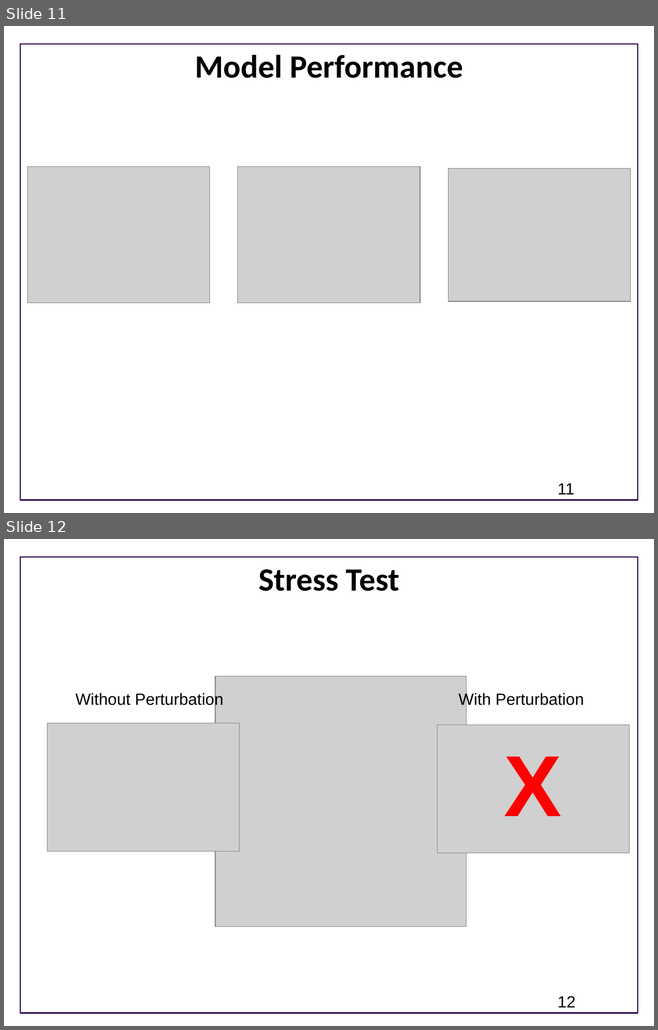
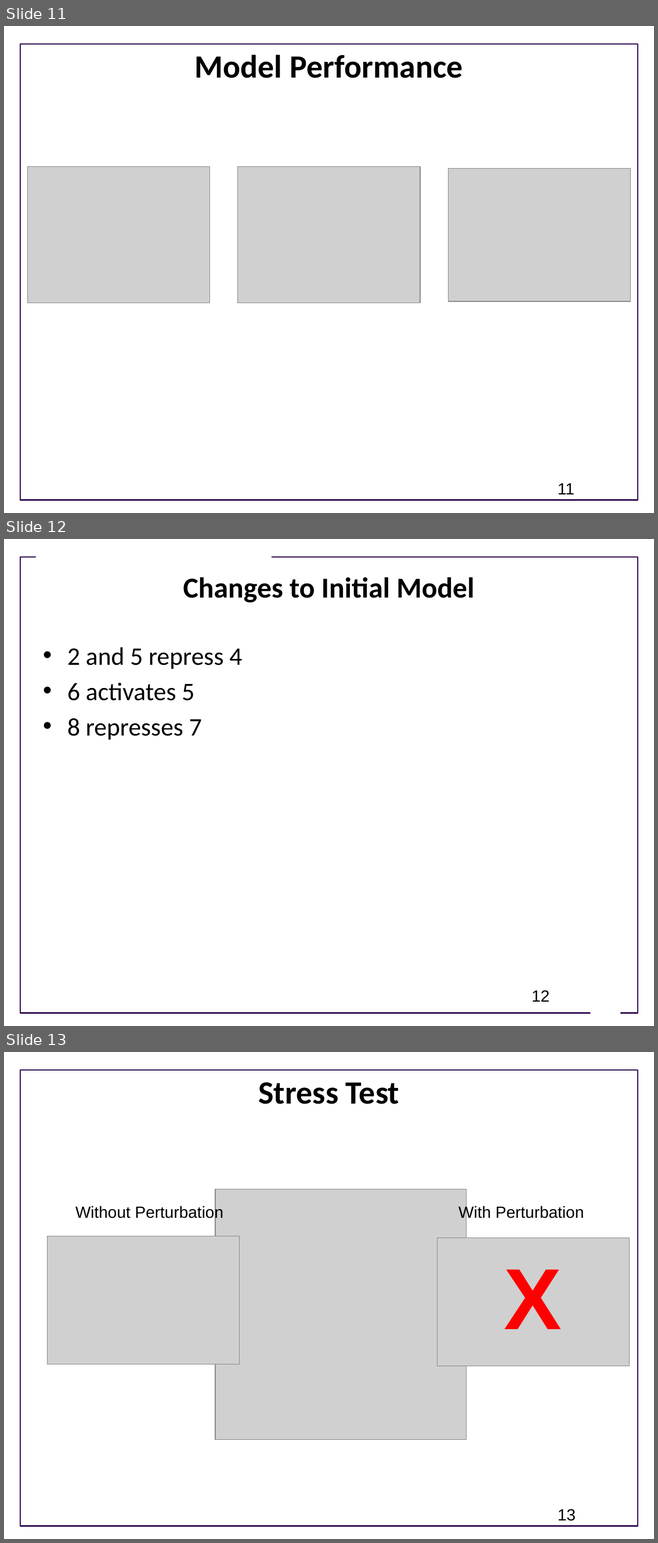
Before and after one commit to ModelEngineering/advancing-biomedical-models, a slide deck: ModelingGame/Summary of Approach to Modeling Game.pptx. Shown one above the other, each under a label of ours: slides 11 and 12 before the commit, slides 11, 12 and 13 after it. The pictures are 658x1030 and 658x1543 pixels, drawn with LibreOffice and Linux fonts; fonts in the diff are those of the drawing; grey boxes stand for pictures; background and template pictures are left out. Boxes give left, top, right and bottom in pixels: in the first picture for what was removed or moved away, otherwise in the second. Text is boxed around its words. In the diff, an @@ line names an element or a change of style, - is before the commit and + after.

```diff
--- a/ModelingGame/Summary of Approach to Modeling Game.pptx
+++ b/ModelingGame/Summary of Approach to Modeling Game.pptx
@@ slide 12 added at [4,539,654,1026], background #FFFFFF; not listed: 1 template element that a slide beside it also shows @@
@@ rectangle added at [36,550,271,566], fill #FFFFFF @@
@@ title added at [183,577,474,603], 32 pt, text #000000, bold @@
+Changes to Initial Model
@@ text added at [67,647,242,740], 28 pt, text #000000 @@
+• 2 and 5 repress 4
+• 6 activates 5
+• 8 represses 7
@@ page number added at [531,990,549,1002], 18 pt, text #000000 @@
+12
@@ trapezoid added at [584,990,626,1017], fill #FFFFFF @@
@@ what was slide 12 is now slide 13 @@
@@ page number at [557,1509,575,1521]: text changed @@
-12
+13
```
Also in this commit, not shown: 1 slide changed.
